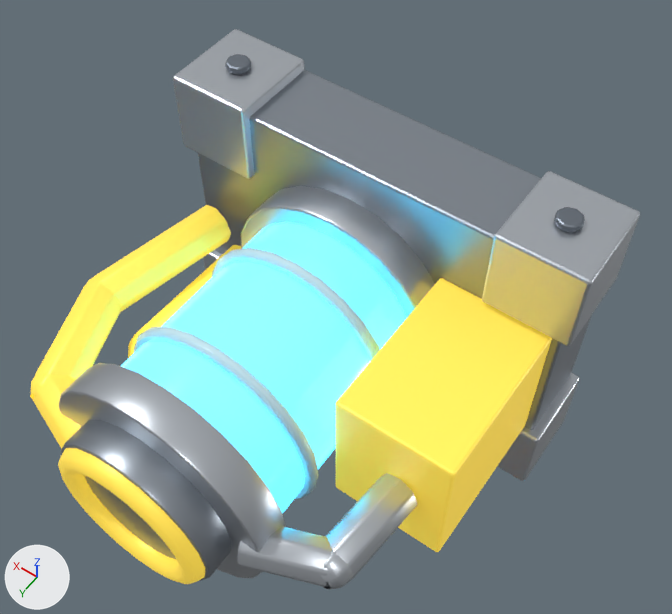
An edit to the FBX model Assets/GeneratedBaseItems/15_Compact_Fusion_Generator.fbx, drawn before and after from the same camera.
Camera for both pictures: a 50 mm lens placed at (-1.64, 2.96, 3.67), pointed at (-0.05, 0.73, 0.17). Every picture has the same lights, and +X, +Y and +Z are marked at lower left. The first picture is the older version. Vertices at exactly the same position are counted once.

Before the edit, the objects in view are built like this:
```python
ob_15_compact_fusion_generator = bpy.data.objects.new('15_Compact_Fusion_Generator', me_15_compact_fusion_generator_mesh_001)
ob_15_compact_fusion_generator.location = (0.0, 0.0, 0.0)
```
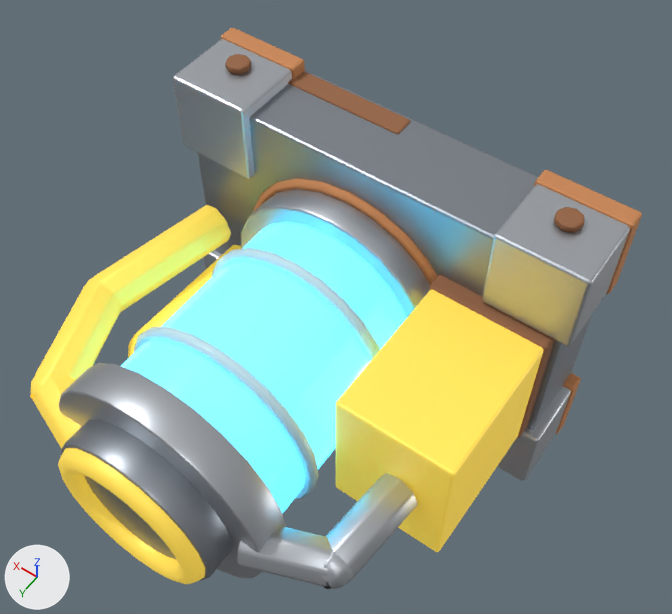
Where the change shows, as pixel boxes [x1, y1, x2, y2] in the pictures (672 x 614 px):
'15_Compact_Fusion_Generator', surface changed, recoloured, reshaped
    before: [30, 29, 640, 589]
    after: [30, 28, 642, 589]
part 1 of me_15_compact_fusion_generator_mesh_001, added (brown)
    after: [288, 71, 411, 134]
part 2 of me_15_compact_fusion_generator_mesh_001, added (orange)
    after: [221, 28, 305, 79]
part 3 of me_15_compact_fusion_generator_mesh_001, added (orange)
    after: [556, 373, 581, 434]
part 4 of me_15_compact_fusion_generator_mesh_001, added (orange)
    after: [534, 170, 642, 294]
part 5 of me_15_compact_fusion_generator_mesh_001, added
    after: [253, 178, 438, 285]
part 6 of me_15_compact_fusion_generator_mesh_001, added
    after: [429, 275, 555, 438]
part 7 of me_15_compact_fusion_generator_mesh_001, recoloured
    both: [225, 54, 585, 233]

The change, as a diff of the scene's bpy script:
```diff
--- a/Assets/GeneratedBaseItems/15_Compact_Fusion_Generator.fbx.py
+++ b/Assets/GeneratedBaseItems/15_Compact_Fusion_Generator.fbx.py
@@ mat_titanium___graphite_armor @@
 mat_titanium___graphite_armor.metallic = 0.82
-mat_titanium___graphite_armor.roughness = 0.35
+mat_titanium___graphite_armor.roughness = 0.4
@@ mat_iron___scraped_edges @@
 mat_iron___scraped_edges = principled_material('Iron | scraped edges')
-mat_iron___scraped_edges.base_color = (0.58, 0.62, 0.67)  # light grey #c8ced6
+mat_iron___scraped_edges.base_color = (0.52, 0.55, 0.59)  # light grey #bfc4ca
 mat_iron___scraped_edges.metallic = 0.82
-mat_iron___scraped_edges.roughness = 0.32
+mat_iron___scraped_edges.roughness = 0.38
@@ mat_hazard___faded_amber @@
 mat_hazard___faded_amber.roughness = 0.42
-mat_hazard___faded_amber.emission_color = (0.95, 0.65, 0.05)  # yellow #f9d33f
-mat_hazard___faded_amber.emission_strength = 0.45
+mat_hazard___faded_amber.emission_color = (0.9, 0.6, 0.05)  # yellow #f3cb3f
+mat_hazard___faded_amber.emission_strength = 0.4
@@ mat_rust___deep_brown @@
+mat_rust___deep_brown = principled_material('Rust | deep brown')
+mat_rust___deep_brown.base_color = (0.34, 0.15, 0.07)  # brown #9e6c4b
+mat_rust___deep_brown.metallic = 0.24
+mat_rust___deep_brown.roughness = 0.84
@@ me_15_compact_fusion_generator_mesh_001 @@
-me_15_compact_fusion_generator_mesh_001.from_pydata(...)  # 4462 vertices, 4256 faces; spans x -1.1..1.13, y 0.0..2.1, z -0.88..0.88
+me_15_compact_fusion_generator_mesh_001.from_pydata(...)  # 5374 vertices, 5156 faces; spans x -1.11..1.13, y 0.0..2.1, z -0.88..0.88
+# me_15_compact_fusion_generator_mesh_001 part 1: the loose piece of 56 vertices spanning x -1.05..1.05, y 0.0..0.44, z -0.78..0.78 is copied, and the copy is scaled about its middle by (0.4, 0.247, 1.01), then moved by (0.45, -0.14, 0.0), in mat_rust___deep_brown (brown #9e6c4b); it spans x 0.02..0.88, y 0.02..0.14, z -0.79..0.79
+# me_15_compact_fusion_generator_mesh_001 part 2: the loose piece of 56 vertices spanning x 0.66..1.1, y 0.0..0.48, z 0.4..0.84 is copied, and the copy is scaled about its middle by (1.05, 0.183, 1.05), then moved by (0.0, -0.18, 0.0), in mat_rust___orange_oxide (orange #d1905d); it spans x 0.65..1.11, y 0.01..0.11, z 0.39..0.85
+# me_15_compact_fusion_generator_mesh_001 part 3: the loose piece of 56 vertices spanning x -1.1..-0.66, y 0.0..0.48, z -0.84..-0.4 is copied, and the copy is scaled about its middle by (1.05, 0.183, 1.05), then moved by (0.0, -0.18, 0.0), in mat_rust___orange_oxide (orange #d1905d); it spans x -1.11..-0.65, y 0.01..0.11, z -0.85..-0.39
+# me_15_compact_fusion_generator_mesh_001 part 4: the loose piece of 56 vertices spanning x -1.1..-0.66, y 0.0..0.48, z 0.4..0.84 is copied, and the copy is scaled about its middle by (1.05, 0.183, 1.05), then moved by (0.0, -0.18, 0.0), in mat_rust___orange_oxide (orange #d1905d); it spans x -1.11..-0.65, y 0.01..0.11, z 0.39..0.85
+# me_15_compact_fusion_generator_mesh_001 part 5: a new loose piece, a torus around y (ring radius 0.59, tube radius 0.032) spanning x -0.542..0.702, y 0.408..0.472, z -0.622..0.622, in mat_rust___orange_oxide (orange #d1905d)
+# me_15_compact_fusion_generator_mesh_001 part 6: the loose piece of 56 vertices spanning x -1.01..-0.43, y 0.44..1.28, z -0.38..0.38 is copied, and the copy is scaled about its middle by (1.04, 0.103, 1.03), then moved by (0.0, -0.38, 0.0), in mat_rust___deep_brown (brown #9e6c4b); it spans x -1.02..-0.42, y 0.43..0.53, z -0.39..0.39
+# me_15_compact_fusion_generator_mesh_001 part 7: 424 faces spanning x -0.94..0.94, y 0.18..0.3, z -0.88..0.88 switch from mat_iron___dark_forged_steel (grey #7c848e) to mat_rust___deep_brown (brown #9e6c4b)
+# other edits to the shape of me_15_compact_fusion_generator_mesh_001 do not show in these pictures
 me_15_compact_fusion_generator_mesh_001.materials.append(mat_titanium___graphite_armor)
@@ me_15_compact_fusion_generator_mesh_001 @@
 me_15_compact_fusion_generator_mesh_001.materials.append(mat_ember___orange_glow)
+me_15_compact_fusion_generator_mesh_001.materials.append(mat_rust___orange_oxide)  # orange #d1905d
```
